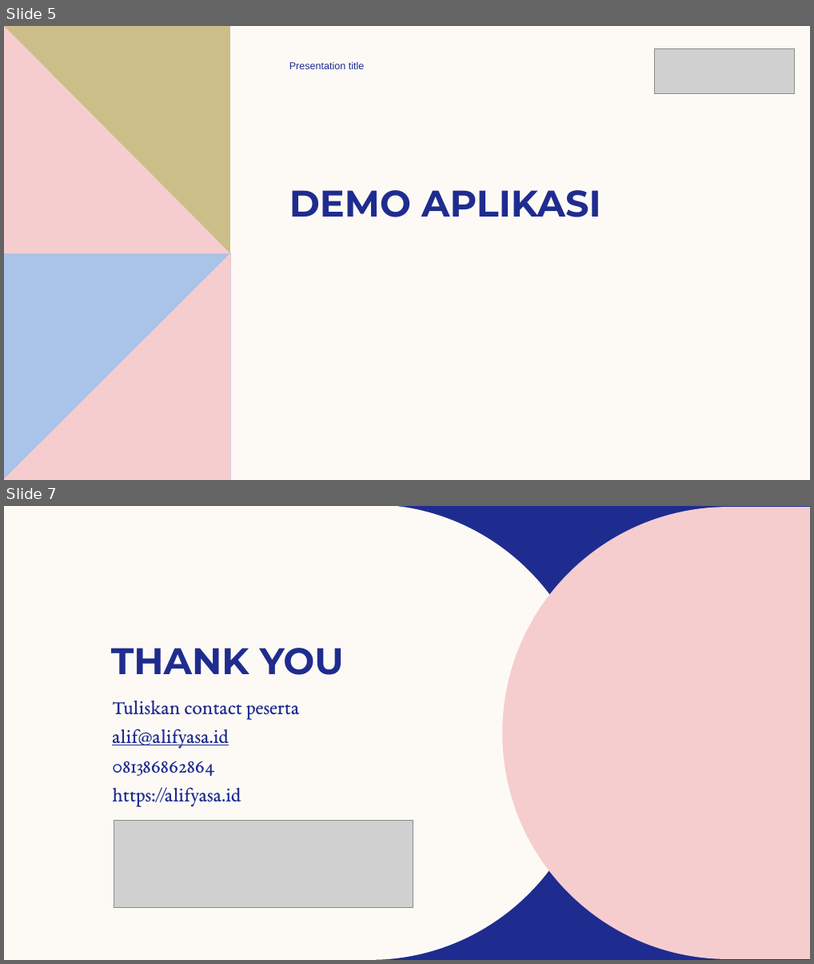
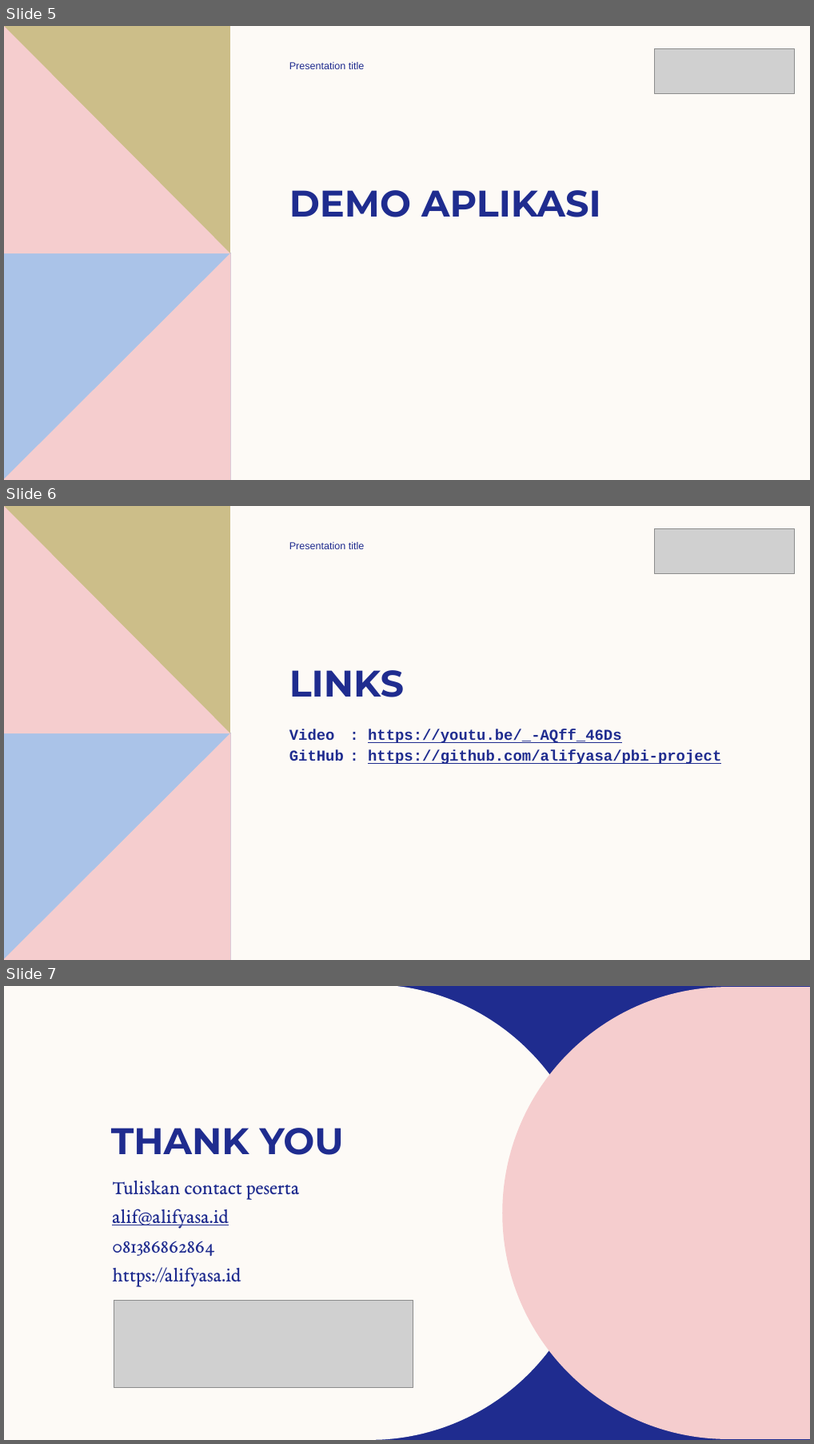
Before and after one commit to alifyasa/pbi-project, a slide deck: docs/Muhammad Alif Putra Yasa - Task 5 Presentation.pptx. Shown one above the other, each under a label of ours: slides 5 and 7 before the commit, slides 5, 6 and 7 after it; the slides between them are not shown. The pictures are 814x964 and 814x1444 pixels, drawn with LibreOffice and Linux fonts; fonts in the diff are those of the drawing; grey boxes stand for pictures; background and template pictures are left out. Boxes give left, top, right and bottom in pixels: in the first picture for what was removed or moved away, otherwise in the second. Text is boxed around its words. In the diff, an @@ line names an element or a change of style, - is before the commit and + after.

```diff
--- a/docs/Muhammad Alif Putra Yasa - Task 5 Presentation.pptx
+++ b/docs/Muhammad Alif Putra Yasa - Task 5 Presentation.pptx
@@ slide 6 added at <box>4,506,810,960</box>, background #FDFAF6; not listed: 4 template elements that a slide beside it also shows @@
@@ picture added at <box>655,529,795,574</box> @@
@@ text added at <box>290,542,365,549</box>, 12 pt, text #1F2C8F @@
+Presentation title
@@ title added at <box>290,670,404,697</box>, 44 pt, text #1F2C8F, bold @@
+LINKS
@@ text added at <box>290,729,722,764</box>, 18 pt, text #1F2C8F, bold, underline @@
+Video : https://youtu.be/_-AQff_46Ds
+GitHub : https://github.com/alifyasa/pbi-project
```
Also in this commit, not shown: 1 slide removed.
